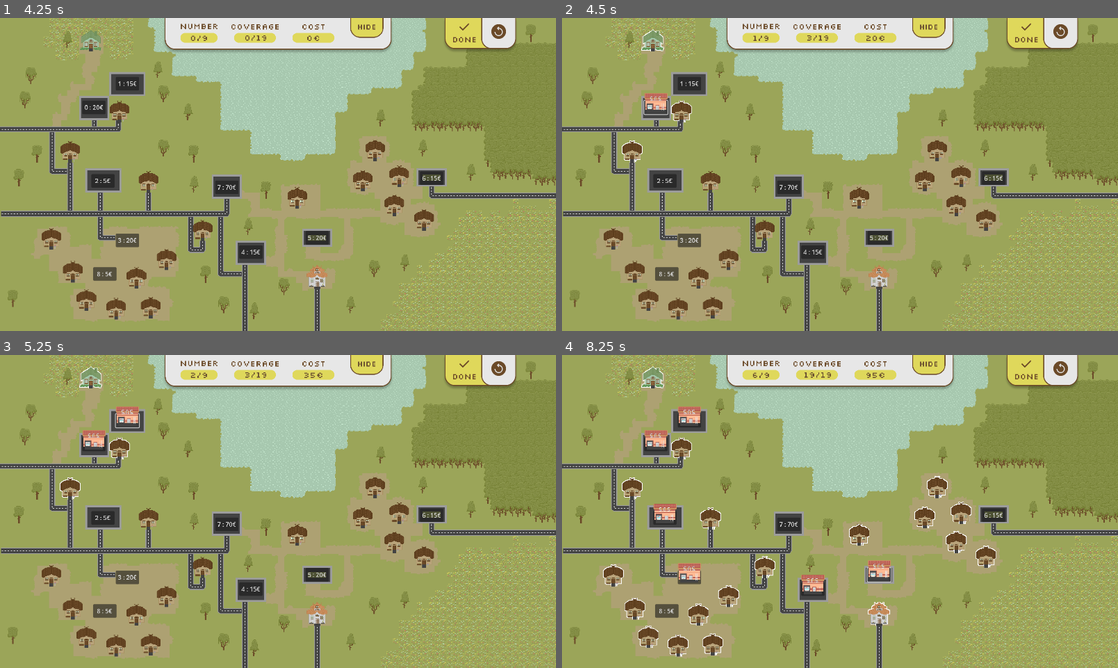
Above: before the commit, frames 1-4 (two rows, left to right).
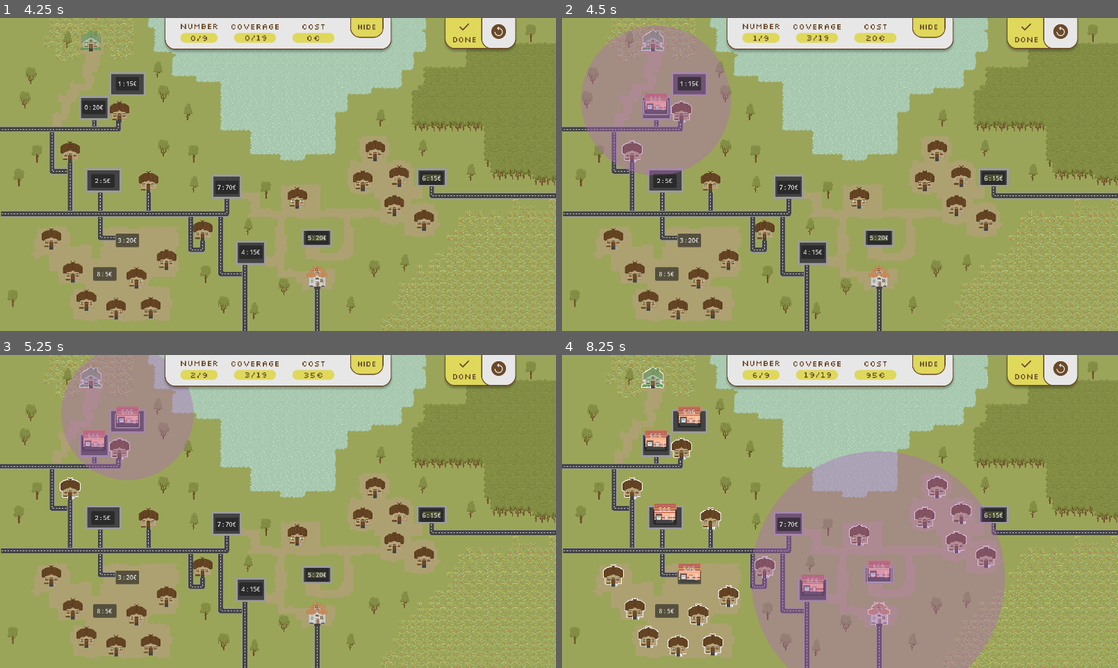
Above: after the commit, the same moments.

Repository: trang-ngn/SOS-Game
Game: Godot game, scene res://Scenes/Levels/level_1.tscn
The game is run twice, just before and just after one commit, with the same random seed, the same clock (stepped at 60 frames per second) and the same inputs. This scene is started directly instead of the project's main scene.
Inputs (mouse positions are in pixels of both pictures, inside the frame that each line leads up to):
- Up to frame 1 (4.25 s): click (461, 33) at 0.5 s; click (461, 33) at 1.25 s; click (500, 33) at 2 s; click (500, 33) at 2.75 s; click (500, 33) at 3.5 s
- Up to frame 2 (4.5 s): click "0 : 20€" at 4.25 s
- Up to frame 3 (5.25 s): click "1 : 15€" at 5 s
- Up to frame 4 (8.25 s): click "2 : 5€" at 5.75 s; click "3 : 20€" at 6.5 s; click "4 : 15€" at 7.25 s; click "5 : 20€" at 8 s

Frame 1 is identical in both runs. In frame 2, 9.6% of the frame differs, in the area x 3-31%, y 2-51%; in frame 3, 7.3%; in frame 4, 26%, in the area x 34-80%, y 30-100%.

Commit message:
feat: draw radius for stations

Diff:
--- a/sos-game/Scenes/Levels/level_1.tscn
+++ b/sos-game/Scenes/Levels/level_1.tscn
@@ -9,6 +9,7 @@
 [ext_resource type="Texture2D" uid="uid://b2qe6xh3aeg1s" path="res://Assets/Houses/brown_house.png" id="7_nojx8"]
 [ext_resource type="Script" uid="uid://bc5lk4pawxgc4" path="res://Scripts/ObjectScript/station_script.gd" id="8_vvknj"]
 [ext_resource type="Texture2D" uid="uid://u3dkhecguxkp" path="res://Assets/Rescue Station/rescue_station_2.png" id="9_ad63i"]
+[ext_resource type="Script" uid="uid://bhn2knupgw6fc" path="res://Scripts/radius_visual.gd" id="10_3628d"]
 [ext_resource type="Script" uid="uid://cie3h3o0ehln3" path="res://Scripts/camera_movement.gd" id="10_pmbdk"]
 [ext_resource type="PackedScene" uid="uid://bxs73etkg8msh" path="res://Scenes/Dialogs/statistik_bar.tscn" id="11_ksf1i"]
 [ext_resource type="Texture2D" uid="uid://drjlj1jgbcpqf" path="res://Assets/Buttons and Dialogs/Button-green.png" id="12_vif5h"]
@@ -696,6 +697,11 @@
 shape = SubResource("CircleShape2D_tjl6l")
 debug_color = Color(0.682341, 0.415773, 0.735881, 0.42)
 
+[node name="RadiusVisual" type="Node2D" parent="Stations/S0/Radius"]
+visible = false
+script = ExtResource("10_3628d")
+color = Color(0.682341, 0.415773, 0.735881, 0.42)
+
 [node name="S1" type="Node2D" parent="Stations"]
 position = Vector2(-400, -259)
 script = ExtResource("8_vvknj")
@@ -730,6 +736,11 @@
 shape = SubResource("CircleShape2D_3628d")
 debug_color = Color(0.682341, 0.415773, 0.735881, 0.42)
 
+[node name="RadiusVisual" type="Node2D" parent="Stations/S1/Radius"]
+visible = false
+script = ExtResource("10_3628d")
+color = Color(0.682341, 0.415773, 0.735881, 0.42)
+
 [node name="S2" type="Node2D" parent="Stations"]
 position = Vector2(-465, -1)
 script = ExtResource("8_vvknj")
@@ -765,6 +776,11 @@
 shape = SubResource("CircleShape2D_irw6p")
 debug_color = Color(0.682341, 0.415773, 0.735881, 0.42)
 
+[node name="RadiusVisual" type="Node2D" parent="Stations/S2/Radius"]
+visible = false
+script = ExtResource("10_3628d")
+color = Color(0.682341, 0.415773, 0.735881, 0.42)
+
 [node name="S4" type="Node2D" parent="Stations"]
 position = Vector2(-400, 157)
 script = ExtResource("8_vvknj")
@@ -800,6 +816,11 @@
 shape = SubResource("CircleShape2D_7r2dd")
 debug_color = Color(0.682341, 0.415773, 0.735881, 0.42)
 
+[node name="RadiusVisual" type="Node2D" parent="Stations/S4/Radius"]
+visible = false
+script = ExtResource("10_3628d")
+color = Color(0.682341, 0.415773, 0.735881, 0.42)
+
 [node name="S5" type="Node2D" parent="Stations"]
 position = Vector2(-72, 188)
 script = ExtResource("8_vvknj")
@@ -835,6 +856,11 @@
 shape = SubResource("CircleShape2D_31phq")
 debug_color = Color(0.682341, 0.415773, 0.735881, 0.42)
 
+[node name="RadiusVisual" type="Node2D" parent="Stations/S5/Radius"]
+visible = false
+script = ExtResource("10_3628d")
+color = Color(0.682341, 0.415773, 0.735881, 0.42)
+
 [node name="S6" type="Node2D" parent="Stations"]
 position = Vector2(104, 150)
 script = ExtResource("8_vvknj")
@@ -870,6 +896,11 @@
 shape = SubResource("CircleShape2D_7hll7")
 debug_color = Color(0.682341, 0.415773, 0.735881, 0.42)
 
+[node name="RadiusVisual" type="Node2D" parent="Stations/S6/Radius"]
+visible = false
+script = ExtResource("10_3628d")
+color = Color(0.682341, 0.415773, 0.735881, 0.42)
+
 [node name="S7" type="Node2D" parent="Stations"]
 position = Vector2(408, -8)
 script = ExtResource("8_vvknj")
@@ -905,6 +936,11 @@
 shape = SubResource("CircleShape2D_fayjm")
 debug_color = Color(0.682341, 0.415773, 0.735881, 0.42)
 
+[node name="RadiusVisual" type="Node2D" parent="Stations/S7/Radius"]
+visible = false
+script = ExtResource("10_3628d")
+color = Color(0.682341, 0.415773, 0.735881, 0.42)
+
 [node name="S8" type="Node2D" parent="Stations"]
 position = Vector2(-136, 16)
 script = ExtResource("8_vvknj")
@@ -940,6 +976,11 @@
 shape = SubResource("CircleShape2D_nojx8")
 debug_color = Color(0.682341, 0.415773, 0.735881, 0.42)
 
+[node name="RadiusVisual" type="Node2D" parent="Stations/S8/Radius"]
+visible = false
+script = ExtResource("10_3628d")
+color = Color(0.682341, 0.415773, 0.735881, 0.42)
+
 [node name="S3" type="Node2D" parent="Stations"]
 position = Vector2(-460, 246)
 script = ExtResource("8_vvknj")
@@ -974,6 +1015,11 @@
 scale = Vector2(15, 15)
 shape = SubResource("CircleShape2D_k2mw1")
 debug_color = Color(0.682341, 0.415773, 0.735881, 0.42)
+
+[node name="RadiusVisual" type="Node2D" parent="Stations/S3/Radius"]
+visible = false
+script = ExtResource("10_3628d")
+color = Color(0.682341, 0.415773, 0.735881, 0.42)
 
 [node name="Camera" type="CharacterBody2D" parent="."]
 script = ExtResource("10_pmbdk")
--- a/sos-game/Scripts/ObjectScript/station_script.gd
+++ b/sos-game/Scripts/ObjectScript/station_script.gd
@@ -93,7 +93,8 @@
 
 func _on_button_mouse_entered() -> void:
 	$Radius/RadiusSize.visible = true
-
+	$Radius/RadiusVisual.visible = true
 
 func _on_button_mouse_exited() -> void:
 	$Radius/RadiusSize.visible = false
+	$Radius/RadiusVisual.visible = false
--- /dev/null
+++ b/sos-game/Scripts/radius_visual.gd
@@ -0,0 +1,12 @@
+extends Node2D
+
+@onready var RadiusSizeNode: CollisionShape2D = get_node("../RadiusSize")
+
+@export var color : Color
+
+func _draw() -> void:
+	var circle: CircleShape2D = RadiusSizeNode.shape
+	var scale = RadiusSizeNode.transform.get_scale().x
+	var radius: float = circle.radius * scale
+	var position: Vector2 = RadiusSizeNode.position
+	draw_circle(position, radius, color)
Not shown: 1 places in sos-game/Scenes/Levels/level_1.tscn that only renumber resources
Not shown, added: sos-game/Scripts/radius_visual.gd.uid
